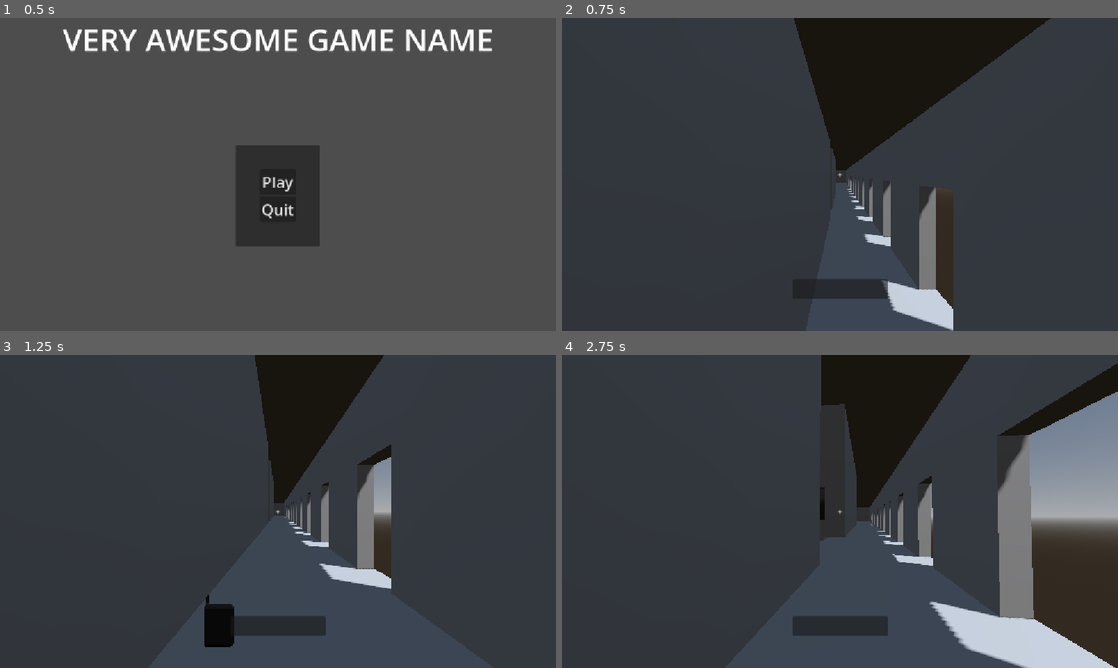
Above: before the commit, frames 1-4 (two rows, left to right).
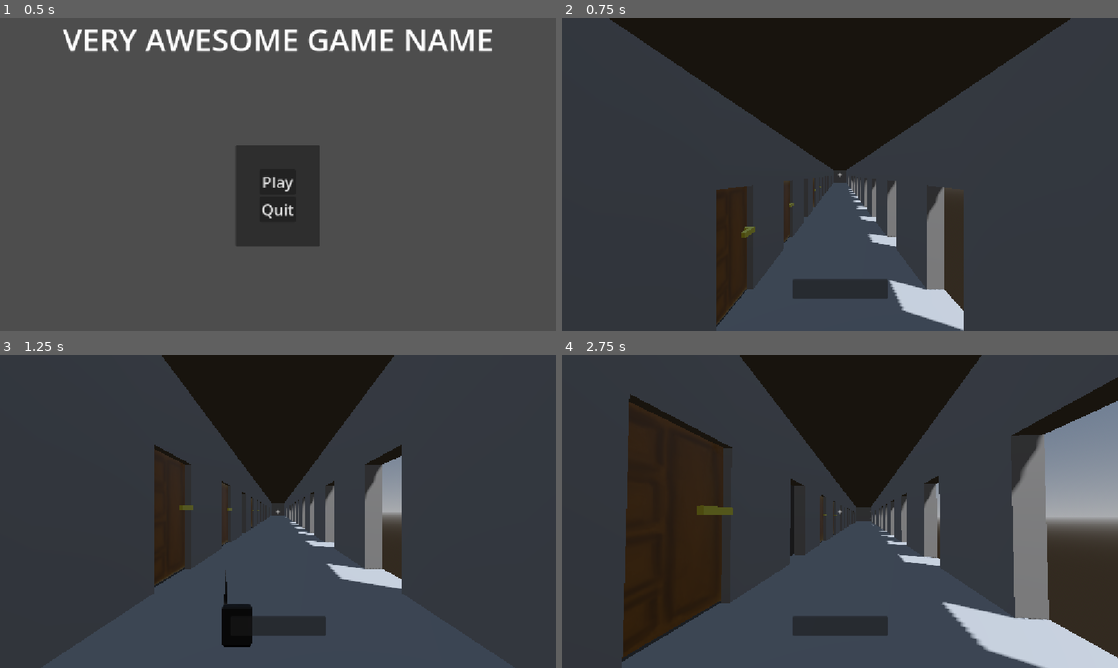
Above: after the commit, the same moments.

Repository: Krikmann/MachineGhost
Game: Godot game, scene res://Content/Menus/MainMenu/main_menu.tscn
Same seed, same stepped clock (60 frames per second), same inputs: the game is played once before the commit and once after it.
Inputs (mouse positions are in pixels of both pictures, inside the frame that each line leads up to):
- Up to frame 1 (0.5 s): no input
- Up to frame 2 (0.75 s): click "Play" at 0.5 s
- Up to frame 3 (1.25 s): no input
- Up to frame 4 (2.75 s): move the mouse to (867, 511) at 1.27 s; hold E (interact) 1.28-2.03 s; hold W (up) from 1.28 s (still down); tap Space (jump) at 1.52, 2.27 s; move the mouse to (812, 511) at 2.02 s; tap F (sb_voice) at 2.1 s

Frame 1 is identical in both runs. In frame 2, 14% of the frame differs, in the area x 8-92%, y 0-100%; in frame 3, 11%; in frame 4, 23%, in the area x 10-100%, y 0-100%.
Error before the commit: Parse Error: Variable "ClosedRotation" has the same name as a previously declared variable. (res://Objects/Door/door.gd:16)

Commit message:
Fix scene references and door config

Diff:
--- a/ghost-machine/Content/Rooms/Room/room.tscn
+++ b/ghost-machine/Content/Rooms/Room/room.tscn
@@ -89,7 +89,8 @@
 shape = SubResource("ConcavePolygonShape3D_n2cmd")
 
 [node name="Npc" parent="." unique_id=1202752648 instance=ExtResource("1_n2cmd")]
-up_direction = Vector3(0.9403341, 0.3402525, 0)
+transform = Transform3D(-0.5, 0, -4.371139e-08, 0, 0.5, 0, 4.371139e-08, 0, -0.5, 0, 0, 0)
+up_direction = Vector3(0.94033414, 0.34025252, 0)
 
 [node name="Door" parent="." unique_id=2032582818 instance=ExtResource("3_f20ac")]
 transform = Transform3D(0.49999982, 0, 0, 0, 0.49999952, 0, 0, 0, 0.4999996, 1.8962433, -1.4870176, 0.8030832)
--- a/ghost-machine/Content/main.tscn
+++ b/ghost-machine/Content/main.tscn
@@ -6,9 +6,9 @@
 [ext_resource type="PackedScene" uid="uid://csdx6ivtf8pbs" path="res://Objects/SpiritBox/spiritbox.tscn" id="4_gpam4"]
 [ext_resource type="PackedScene" uid="uid://2bpyhwiiblkv" path="res://Content/Rooms/Lift/lift.tscn" id="5_r6sel"]
 [ext_resource type="PackedScene" uid="uid://c7pjas5aodici" path="res://Objects/Door/door.tscn" id="6_6j1t0"]
-[ext_resource type="PackedScene" uid="uid://kntd225lupx0" path="res://Content/Rooms/Room/room.tscn" id="7_p3qnk"]
+[ext_resource type="PackedScene" uid="uid://cqon3a8htdjql" path="res://Content/Rooms/pesumaja.tscn" id="7_p3qnk"]
 [ext_resource type="Script" uid="uid://brs6mop14ddta" path="res://Content/ui.gd" id="8_blo7t"]
-[ext_resource type="PackedScene" uid="uid://cqon3a8htdjql" path="res://Content/Rooms/pesumaja.tscn" id="7_p3qnk"]
+[ext_resource type="PackedScene" uid="uid://kntd225lupx0" path="res://Content/Rooms/Room/room.tscn" id="9_yet4f"]
 
 [sub_resource type="ProceduralSkyMaterial" id="ProceduralSkyMaterial_u3q0n"]
 sky_horizon_color = Color(0.66224277, 0.6717428, 0.6867428, 1)
@@ -58,7 +58,8 @@
 
 [node name="CSGCombiner3D" parent="." unique_id=417930232 instance=ExtResource("3_2jbd6")]
 transform = Transform3D(1, 0, 0, 0, 1, 0, 0, 0, 1, 7.999927, 0.00031793118, 6.3449144e-05)
-[node name="I_Korrus" parent="." unique_id=417930232 instance=ExtResource("3_2jbd6")]
+
+[node name="I_Korrus" parent="." unique_id=1282690104 instance=ExtResource("3_2jbd6")]
 transform = Transform3D(1, 0, 0, 0, 1, 0, 0, 0, 1, 8, 0, 0)
 korruse_nr = 1
 
@@ -85,7 +86,6 @@
 [node name="Door" parent="." unique_id=2032582818 instance=ExtResource("6_6j1t0")]
 transform = Transform3D(-2.1855694e-08, 0, 0.5, 0, 0.5, 0, -0.5, 0, -2.1855694e-08, 6.3742986, -2.4639952, 2.6842647)
 visible = false
-IsNeighbour = false
 
 [node name="LiftShaft" type="StaticBody3D" parent="." unique_id=1280454587]
 transform = Transform3D(1, 0, 0, 0, 1, 0, 0, 0, 1, 12, -3, 5)
@@ -124,23 +124,23 @@
 transform = Transform3D(1, 0, 0, 0, 1, 0, 0, 0, 1, 0, 9, 0)
 mesh = SubResource("ArrayMesh_p3qnk")
 
-[node name="Room" parent="." unique_id=761609105 instance=ExtResource("7_p3qnk")]
+[node name="Room" parent="." unique_id=761609105 instance=ExtResource("9_yet4f")]
 transform = Transform3D(-5.2453668e-08, 0, 1, 0, 1, 0, -1.2, 0, -4.371139e-08, 5.571467, -0.9545511, 5.078169)
 hint = "Ta toa numbris ei ole numbrit 7 ega 9"
 
-[node name="Room2" parent="." unique_id=2072915804 instance=ExtResource("7_p3qnk")]
+[node name="Room2" parent="." unique_id=2072915804 instance=ExtResource("9_yet4f")]
 transform = Transform3D(-5.2453668e-08, 0, 1.2, 0, 1, 0, -1.2, 0, -5.2453668e-08, 0.7355616, -0.955, 5.078)
 hint = "Ei ela esimesel korrusel"
 
-[node name="Room3" parent="." unique_id=725028300 instance=ExtResource("7_p3qnk")]
+[node name="Room3" parent="." unique_id=725028300 instance=ExtResource("9_yet4f")]
 transform = Transform3D(-5.2453668e-08, 0, 1.2, 0, 1, 0, -1.2, 0, -5.2453668e-08, -4.294446, 10.99448, 5.078)
-hint = "kolis lärmist eemale"
+hint = " kolis lärmist eemale"
 
-[node name="Room4" parent="." unique_id=368561165 instance=ExtResource("7_p3qnk")]
+[node name="Room4" parent="." unique_id=368561165 instance=ExtResource("9_yet4f")]
 transform = Transform3D(-5.2453668e-08, 0, 1.2, 0, 1, 0, -1.2, 0, -5.2453668e-08, -9.260667, -0.955, 5.078)
 hint = "Toa viimane number on 3"
 
-[node name="Room5" parent="." unique_id=403945894 instance=ExtResource("7_p3qnk")]
+[node name="Room5" parent="." unique_id=403945894 instance=ExtResource("9_yet4f")]
 transform = Transform3D(-5.2453668e-08, 0, 1.2, 0, 1, 0, -1.2, 0, -5.2453668e-08, -14.3526325, -0.955, 5.078)
 hint = "Toa keskmine number on suurem kui kahe ülejäänu korrutis"
 
--- a/ghost-machine/Objects/Door/door.gd
+++ b/ghost-machine/Objects/Door/door.gd
@@ -13,7 +13,6 @@
 @export var IsNeighbour: bool = false
 var ClosedRotation: float = 0.0
 
-var ClosedRotation: float = 0.0
 var locked: bool
 
 # Called when the node enters the scene tree for the first time.
--- a/ghost-machine/Objects/Door/door.tscn
+++ b/ghost-machine/Objects/Door/door.tscn
@@ -129,7 +129,6 @@
 script = ExtResource("1_xnqow")
 DoorAnchor = NodePath("DoorAnchor")
 IsOpen = true
-IsNeighbour = null
 
 [node name="CollisionShape3D" type="CollisionShape3D" parent="." unique_id=994696413]
 transform = Transform3D(-4.371139e-08, 0, 1, 0, 1, 0, -1, 0, -4.371139e-08, 0.06347649, 2.7334595, -1.7326994)
@@ -141,10 +140,10 @@
 [node name="uks" parent="DoorAnchor" unique_id=1945532782 instance=ExtResource("2_yh2pu")]
 transform = Transform3D(1, 0, 0, 0, 1, 0, 0, 0, 1, 1.7499113, 0, 0)
 
-[node name="Cube" parent="DoorAnchor/uks" index="0" unique_id=1093101367]
+[node name="Cube" parent="DoorAnchor/uks" index="0" unique_id=1826801439]
 material_overlay = SubResource("ShaderMaterial_6hnio")
 
-[node name="Cube_001" parent="DoorAnchor/uks" index="1" unique_id=1818092302]
+[node name="Cube_001" parent="DoorAnchor/uks" index="1" unique_id=110047295]
 layers = 3
 material_overlay = SubResource("ShaderMaterial_c24xa")
 
